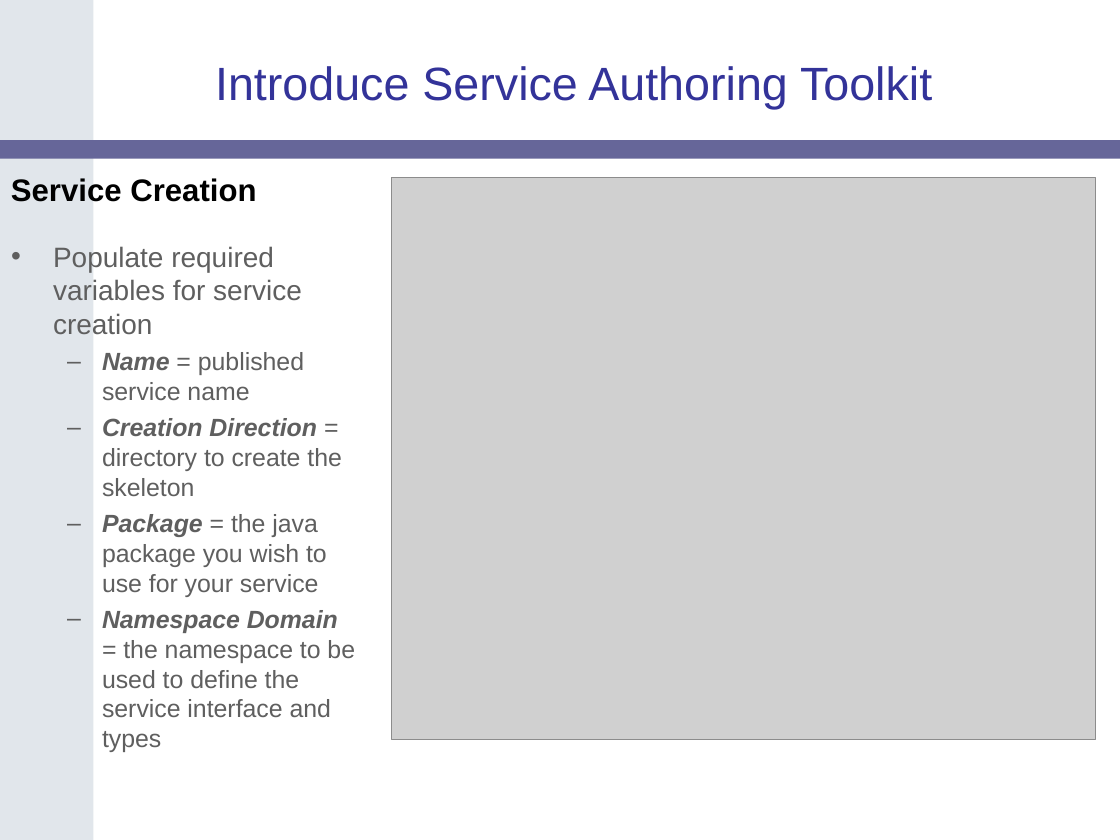
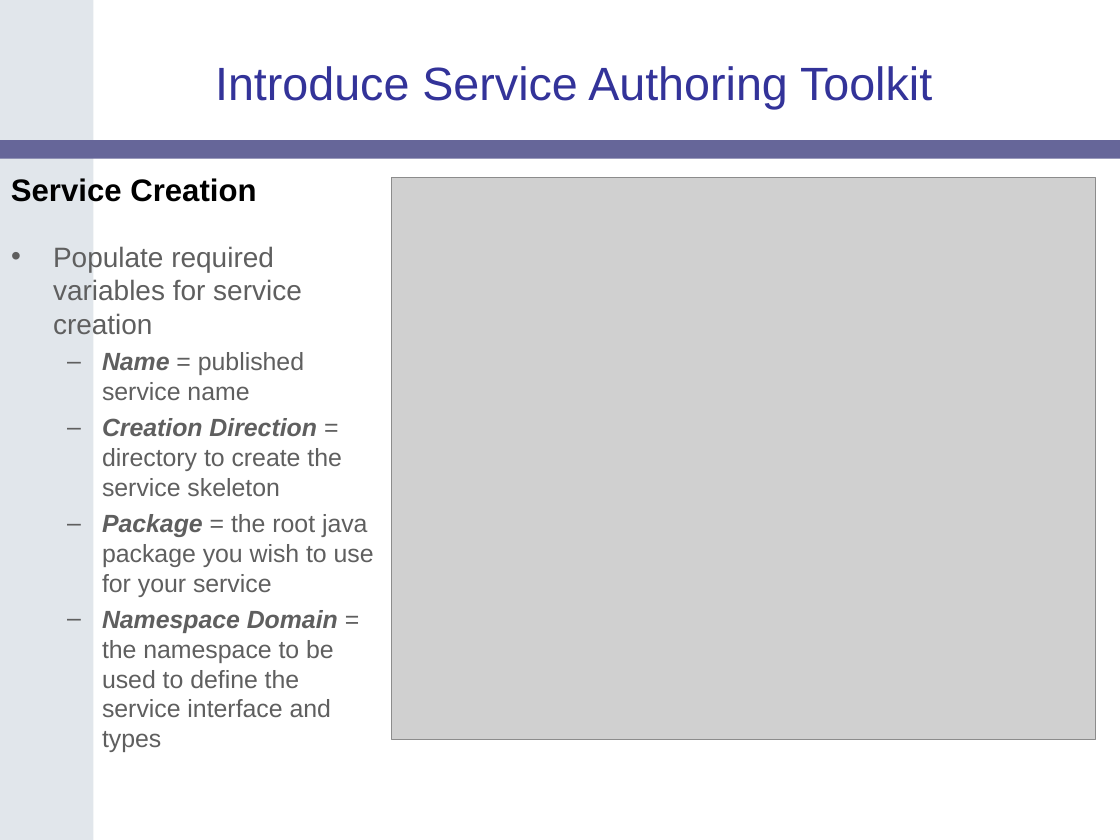
Before and after one commit to NCIP/cagrid-portal, a slide deck: slide 13 of cagrid-1-0/Documentation/presentations/200604_AnnualMeeting/caGrid-1.0-Demo.ppt. Drawn at 1120x840 pixels with LibreOffice and Linux fonts; fonts in the diff are those of the drawing; grey boxes stand for pictures; background and template pictures are left out. Boxes give left, top, right and bottom in pixels: in the first picture for what was removed or moved away, otherwise in the second. Text is boxed around its words. In the diff, an @@ line names an element or a change of style, - is before the commit and + after.

```diff
--- a/cagrid-1-0/Documentation/presentations/200604_AnnualMeeting/caGrid-1.0-Demo.ppt
+++ b/cagrid-1-0/Documentation/presentations/200604_AnnualMeeting/caGrid-1.0-Demo.ppt
@@ text at box(102, 418, 374, 597): text changed @@
-  – Creation Direction = directory to create the skeleton
-  – Package = the java package you wish to use for your service
+  – Creation Direction = directory to create the service skeleton
+  – Package = the root java package you wish to use for your service
```
Also in this commit, not shown: 6 other slides changed.
